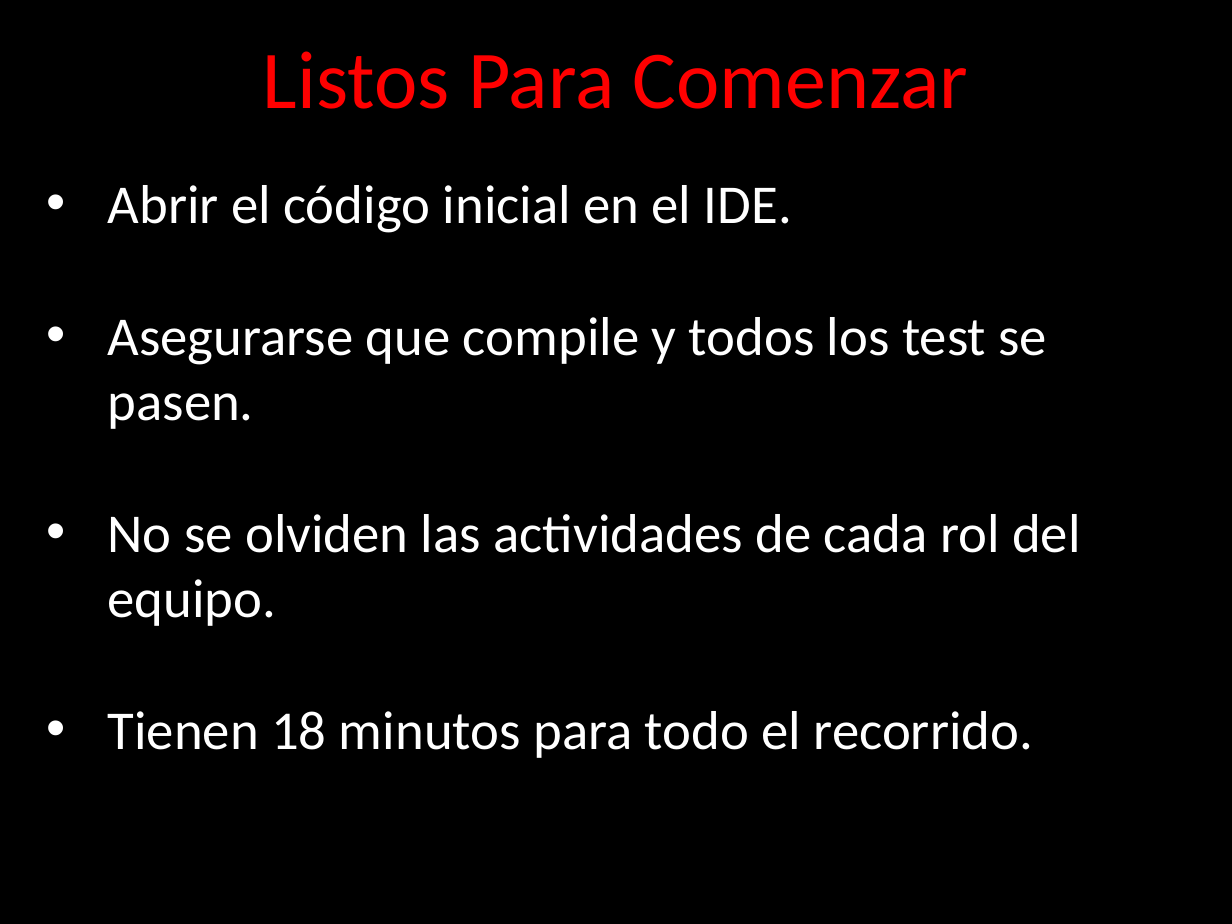
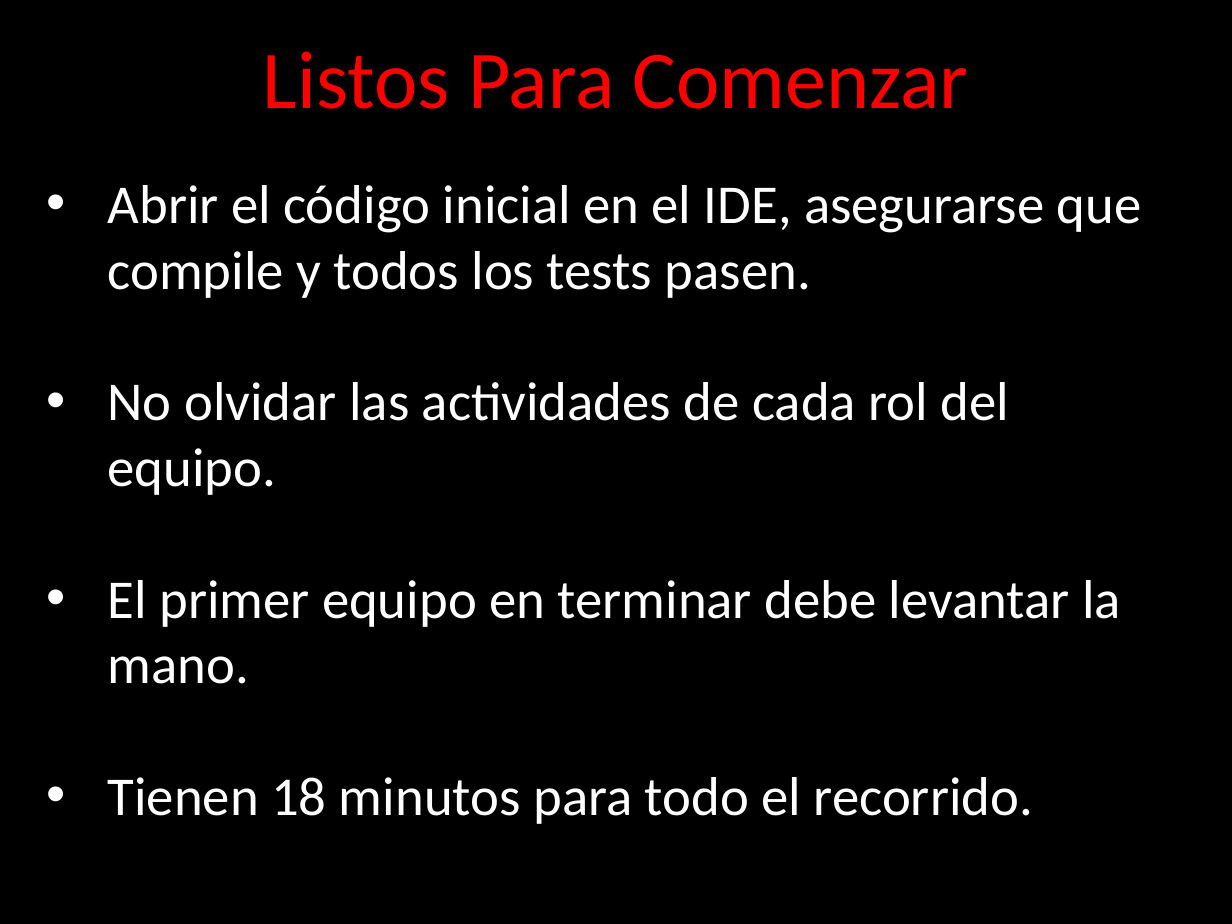
Before and after one commit to angelnunezsalazar/Refactoring-Golf, a slide deck: slide 22 of ppt/Diapositivas.pptx. Drawn at 1232x924 pixels with LibreOffice and Linux fonts; fonts in the diff are those of the drawing; background and template pictures are left out. Boxes give left, top, right and bottom in pixels: in the first picture for what was removed or moved away, otherwise in the second. Text is boxed around its words. In the diff, an @@ line names an element or a change of style, - is before the commit and + after.

```diff
--- a/ppt/Diapositivas.pptx
+++ b/ppt/Diapositivas.pptx
@@ text at (108, 185, 1142, 684): text changed @@
-• Abrir el código inicial en el IDE.
-• Asegurarse que compile y todos los test se pasen.
-• No se olviden las actividades de cada rol del equipo.
+• Abrir el código inicial en el IDE, asegurarse que compile y todos los tests pasen.
+• No olvidar las actividades de cada rol del equipo.
+• El primer equipo en terminar debe levantar la mano.
```
Also in this commit, not shown: 6 other slides changed, 52 other files.
